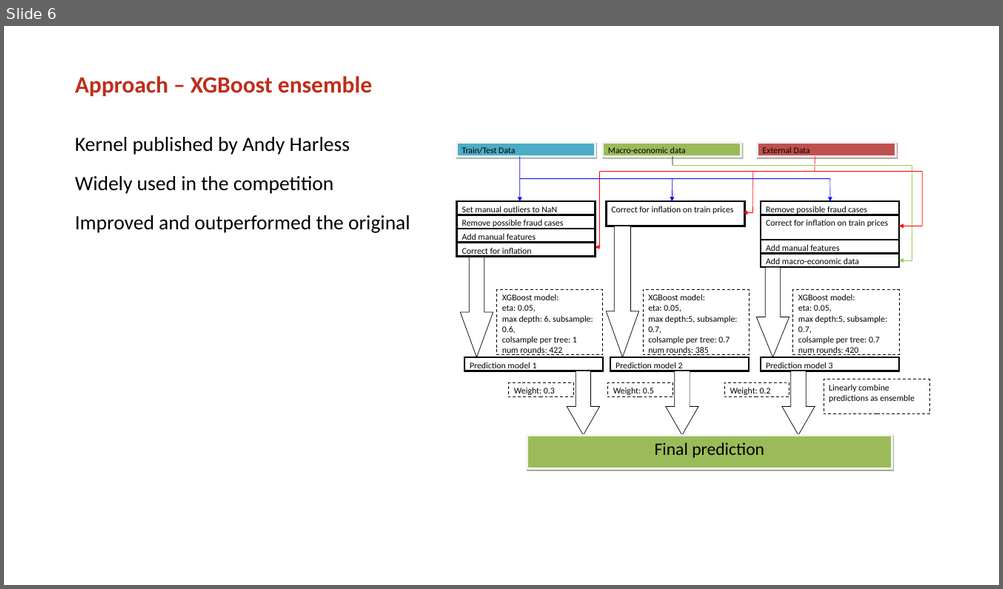
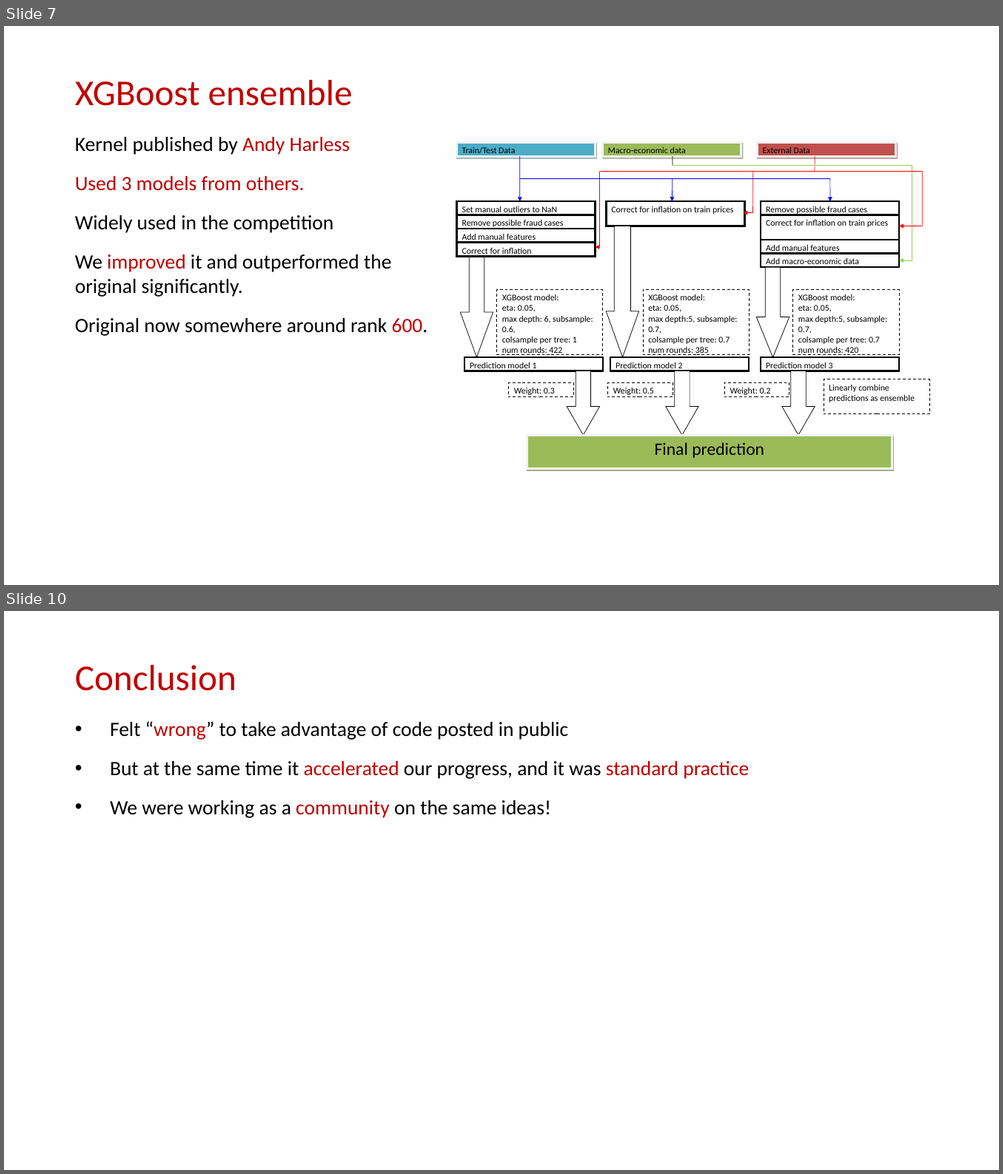
Before and after one commit to mrngm/Classified, a slide deck: presentatie/Classified_MLiP_final_presentation_2.pptx. Shown one above the other, each under a label of ours: slide 6 before the commit, slides 7 and 10 after it; the slides between them are not shown. The pictures are 1003x589 and 1003x1174 pixels, drawn with LibreOffice and Linux fonts; fonts in the diff are those of the drawing; background and template pictures are left out. Boxes give left, top, right and bottom in pixels: in the first picture for what was removed or moved away, otherwise in the second. Text is boxed around its words. In the diff, an @@ line names an element or a change of style, - is before the commit and + after.

```diff
--- a/presentatie/Classified_MLiP_final_presentation_2.pptx
+++ b/presentatie/Classified_MLiP_final_presentation_2.pptx
@@ slide 10 added at box(4, 611, 999, 1170), background picture (left out) @@
@@ title added at box(75, 665, 236, 691), 50 pt, text #C00000 @@
+Conclusion
@@ text added at box(110, 721, 748, 818), 28 pt, text #000000 @@
+• Felt “wrong” to take advantage of code posted in public
+• But at the same time it accelerated our progress, and it was standard practice
+• We were working as a community on the same ideas!
@@ what was slide 6 is now slide 7 @@
@@ slide 7 changed as well @@
@@ title at box(75, 80, 353, 106): text changed; size 32 to 50 pt; text colour #BE2E1A to #C00000; bold off @@
-Approach – XGBoost ensemble
+XGBoost ensemble
@@ text at box(75, 137, 350, 155): text colour #000000 to #C00000 in "Andy Harless" @@
@@ text at box(75, 176, 304, 191): paragraph added @@
+Used 3 models from others.
@@ text at box(75, 255, 428, 336): text changed @@
-Improved and outperformed the original
+We improved it and outperformed the original significantly.
+Original now somewhere around rank 600.
```
Also in this commit, not shown: 5 other slides changed, 7 other slides added, 5 slides removed, 1 other file.
